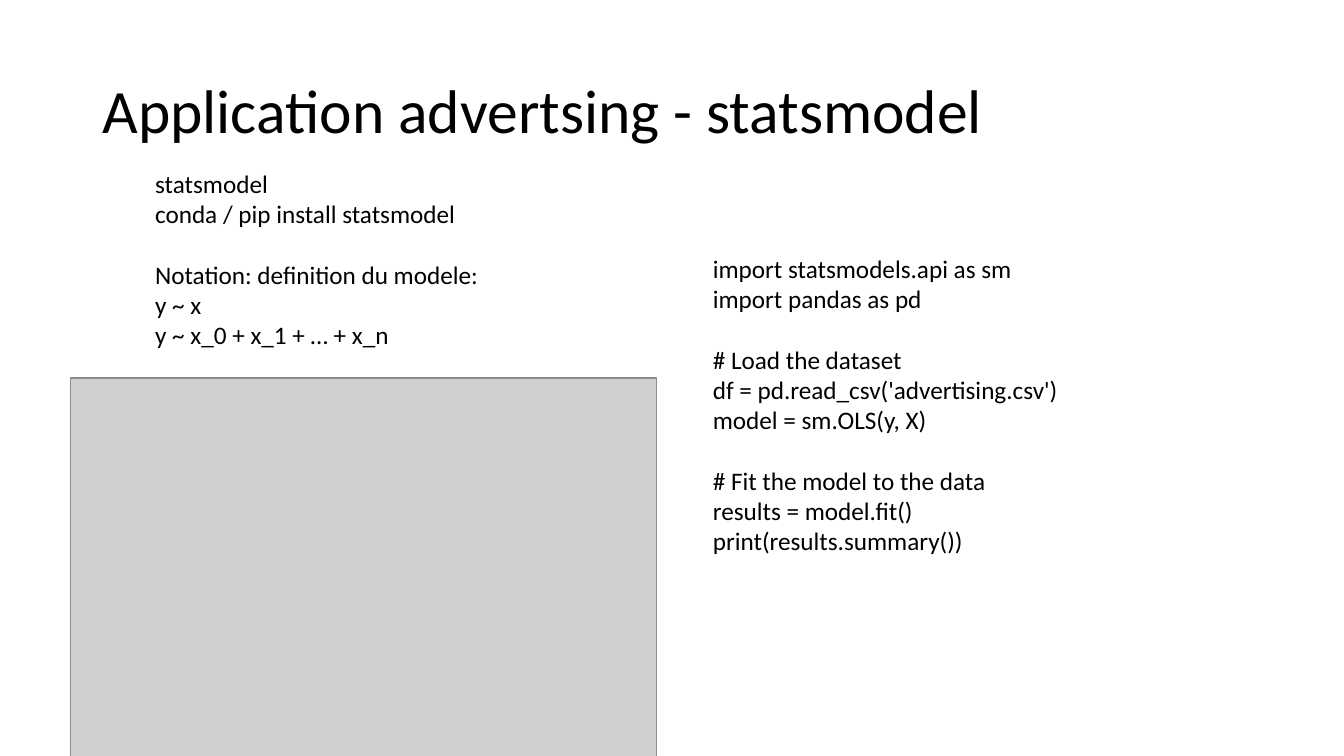
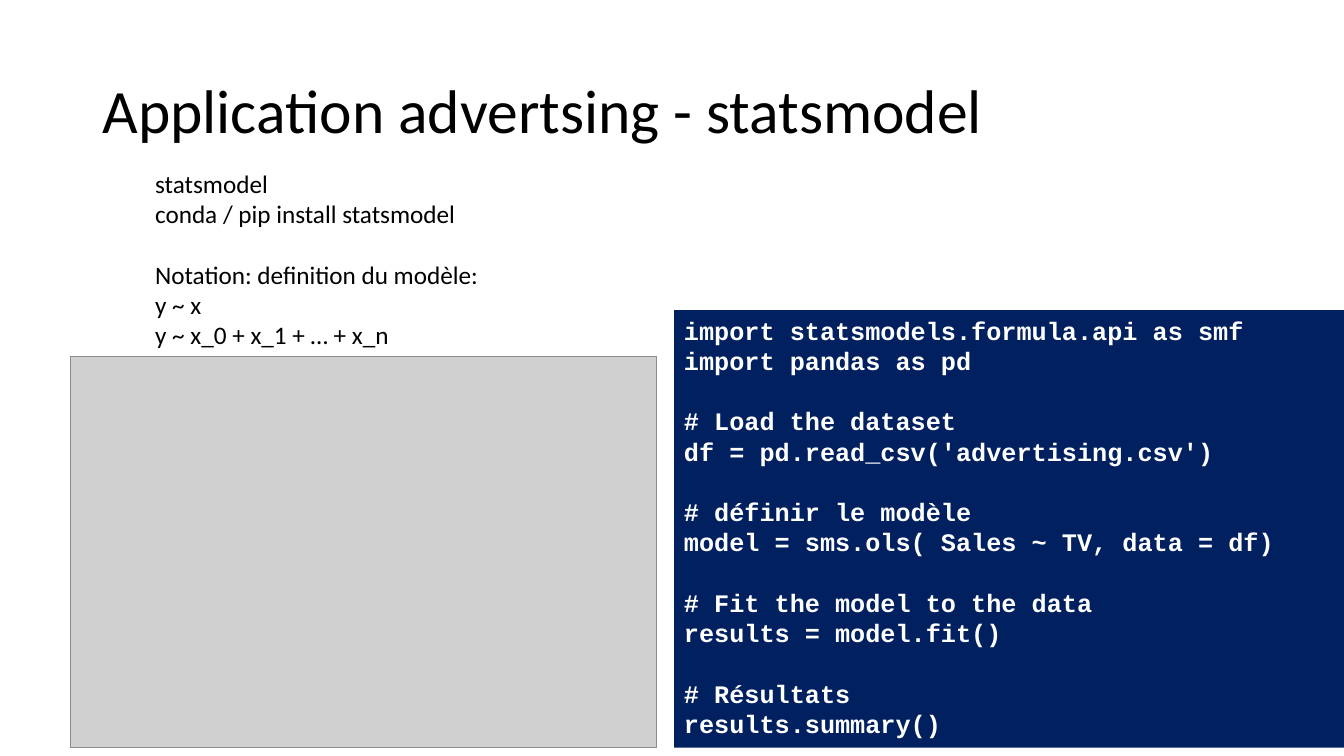
Before and after one commit to alexisperrier/XEmines_DataScience_2020, a slide deck: slide 18 of slides/XEM20_S1D3.pptx (slide 15 before the commit). Drawn at 1344x756 pixels with LibreOffice and Linux fonts; fonts in the diff are those of the drawing; grey boxes stand for pictures. Boxes give left, top, right and bottom in pixels: in the first picture for what was removed or moved away, otherwise in the second. Text is boxed around its words. In the diff, an @@ line names an element or a change of style, - is before the commit and + after.

```diff
--- a/slides/XEM20_S1D3.pptx
+++ b/slides/XEM20_S1D3.pptx
@@ text at (x1=155, y1=266, x2=478, y2=284): text changed @@
-Notation: definition du modele:
+Notation: definition du modèle:
@@ rectangle "import statsmodels.formula.api as smf" resized from (x1=713, y1=260, x2=1058, y2=554) to (x1=675, y1=311, x2=1344, y2=748) @@
@@ rectangle "import statsmodels.formula.api as smf" at (x1=675, y1=311, x2=1344, y2=748): fill none to #002060 @@
@@ text in rectangle at (x1=684, y1=321, x2=1243, y2=346): text changed; font Calibri to Courier New; text colour #000000 to #FFFFFF; bold on @@
-import statsmodels.api as sm
+import statsmodels.formula.api as smf
@@ picture resized from (x1=71, y1=378, x2=657, y2=756) to (x1=71, y1=357, x2=657, y2=748) @@
@@ text in rectangle at (x1=684, y1=352, x2=1214, y2=648): font Calibri to Courier New, text colour #000000 to #FFFFFF, bold on in "import pandas as pd", "# Load the dataset", "df = pd.read_csv('advertising.csv')", "# Fit the model to the data" and 1 more places @@
@@ text in rectangle at (x1=684, y1=503, x2=1273, y2=557): text changed; font Calibri to Courier New; text colour #000000 to #FFFFFF; bold on @@
-model = sm.OLS(y, X)
+# définir le modèle
+model = sms.ols( Sales ~ TV, data = df)
@@ text in rectangle at (x1=684, y1=684, x2=941, y2=739): text changed; font Calibri to Courier New; text colour #000000 to #FFFFFF; bold on @@
-print(results.summary())
+# Résultats
+results.summary()
```
Also in this commit, not shown: 8 other slides changed, 36 slides added, 6 slides removed, 11 other files.
